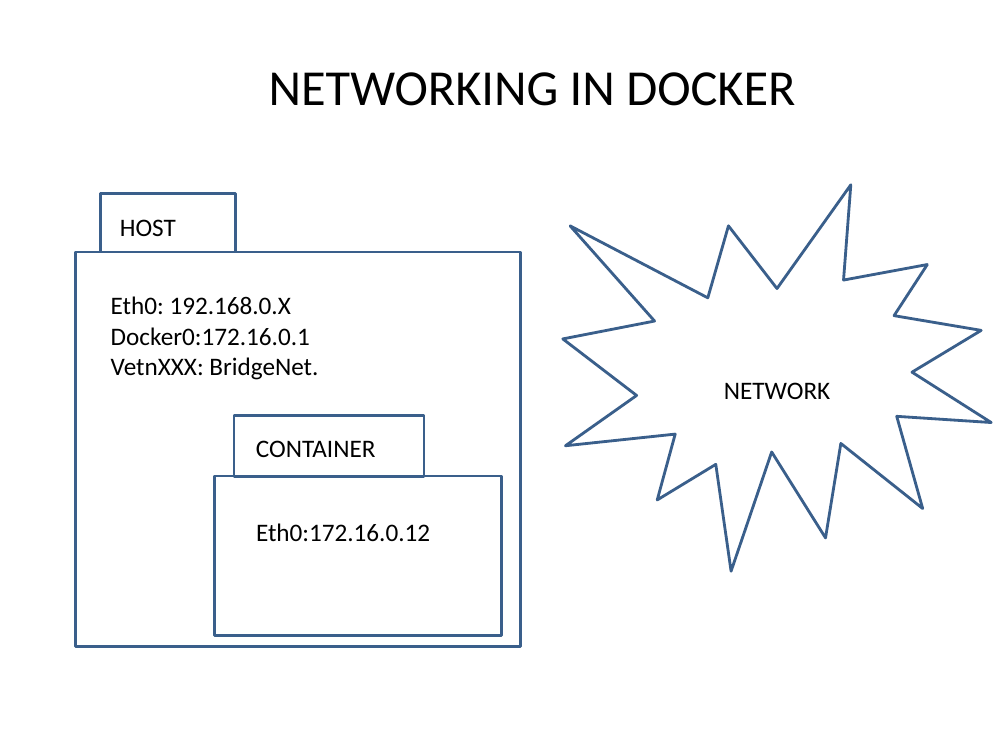
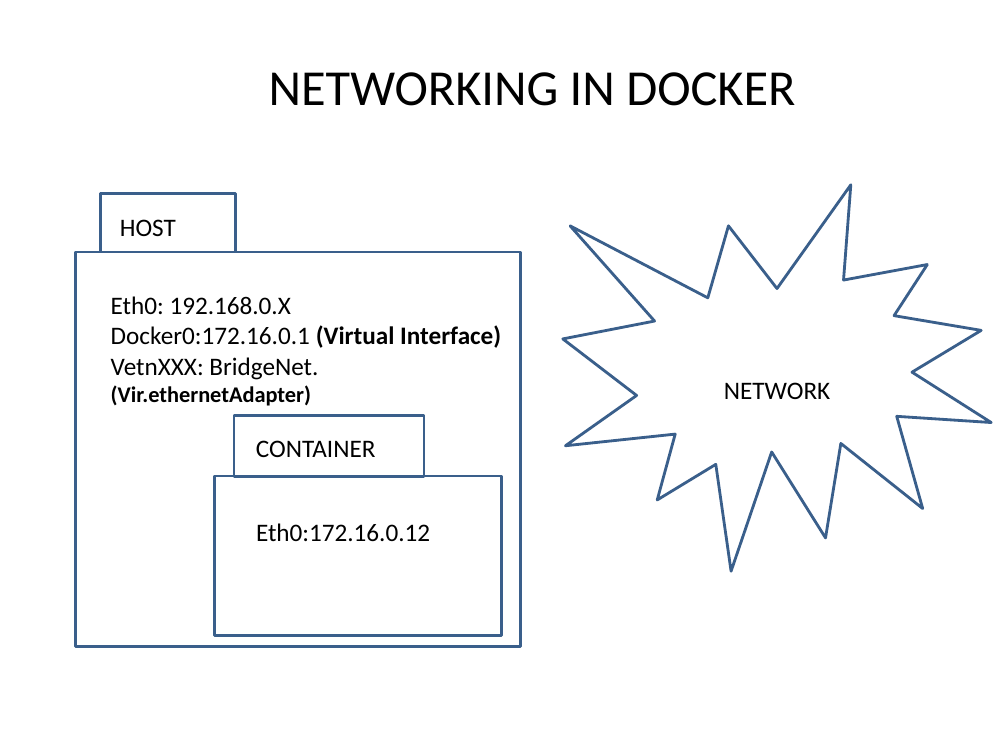
Before and after one commit to zameerpasha/DevopsTrainingRepo, a slide deck: slide 9 of Dockers/Docker_Tutorial.pptx. Drawn at 1008x756 pixels with LibreOffice and Linux fonts; fonts in the diff are those of the drawing. Boxes give left, top, right and bottom in pixels: in the first picture for what was removed or moved away, otherwise in the second. Text is boxed around its words. In the diff, an @@ line names an element or a change of style, - is before the commit and + after.

Commit message:
updated Docker ppt with Networking concepts

```diff
--- a/Dockers/Docker_Tutorial.pptx
+++ b/Dockers/Docker_Tutorial.pptx
@@ text at (x1=111, y1=325, x2=501, y2=348): text changed @@
-Docker0:172.16.0.1
+Docker0:172.16.0.1 (Virtual Interface)
@@ text at (x1=111, y1=385, x2=311, y2=406): paragraph added @@
+(Vir.ethernetAdapter)
```
Also in this commit, not shown: 2 other slides changed, 2 slides added.
